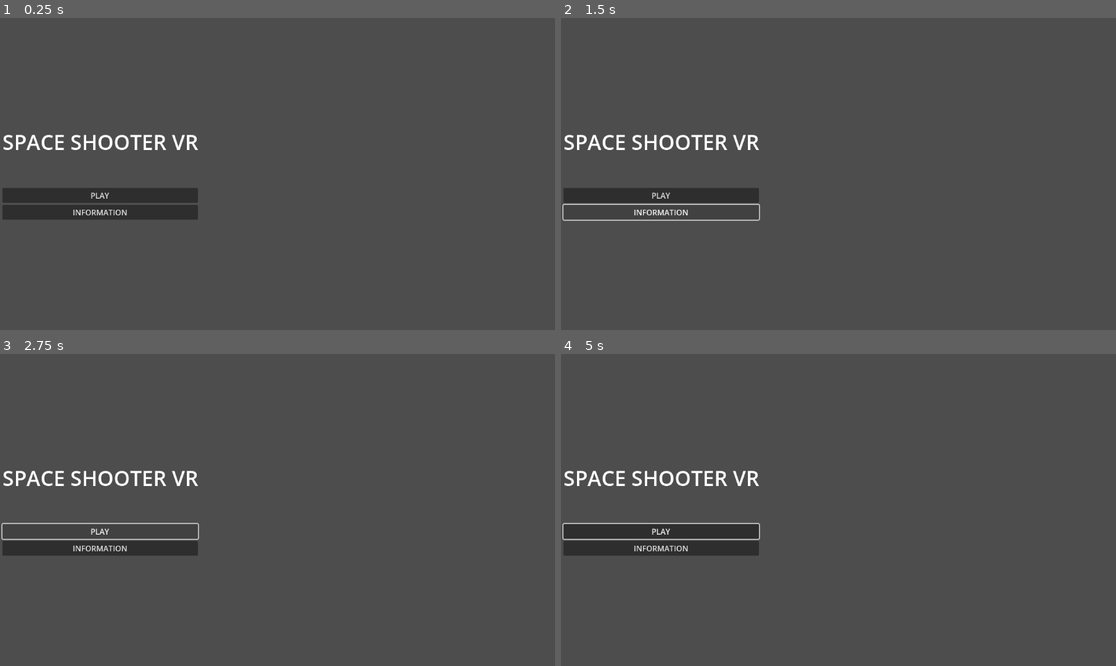
Above: before the commit, frames 1-4 (two rows, left to right).
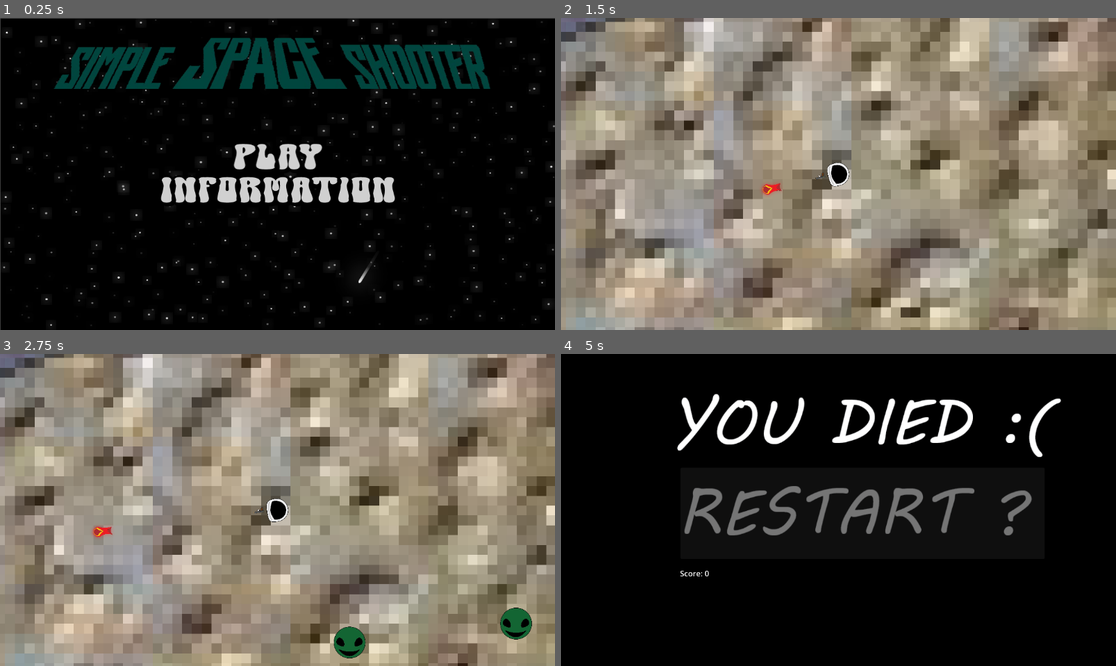
Above: after the commit, the same moments.

Repository: gkdjldgs/Spacegame
Game: Godot game, scene res://canvas_layer.tscn
The game is run twice, just before and just after one commit, with the same random seed, the same clock (stepped at 60 frames per second) and the same inputs. This scene is started directly instead of the project's main scene.
Inputs (mouse positions are in pixels of both pictures, inside the frame that each line leads up to; where the layout moved, square brackets give the same spot in the first picture):
- Up to frame 1 (0.25 s): no input
- Up to frame 2 (1.5 s): click (838, 158) [660, 195] at 0.5 s; click (660, 211) at 1.25 s, where only the run before the commit has a clickable "INFORMATION"
- Up to frame 3 (2.75 s): click (99, 531) at 2 s, where only the run before the commit has a clickable "PLAY"
- Up to frame 4 (5 s): tap Enter at 2.75 s; move the mouse to (960, 494) at 2.77 s; hold D (right) 2.78-3.53 s; click (960, 494) at 2.85 s; move the mouse to (727, 525) at 3.52 s; hold S (down) 3.53-4.28 s; tap Alt at 3.6 s; move the mouse to (894, 441) at 4.27 s; hold D (right) from 4.28 s (still down); tap Shift at 4.35 s

The runs differ from the first frame. In frame 1, 99% of the frame differs, in the area x 0-100%, y 0-100%; in frame 2, 96%; in frame 3, 96%; in frame 4, 99%.

Commit message:
MENUS
I just spent alot of time working and adding stuff to the main menu using illustrator amd this magicpattern website that generated a starry background generator

Diff:
--- a/canvas_layer.tscn
+++ b/canvas_layer.tscn
@@ -1,6 +1,12 @@
-[gd_scene load_steps=2 format=3 uid="uid://dlf3dxxgh2m2y"]
+[gd_scene load_steps=8 format=3 uid="uid://dlf3dxxgh2m2y"]
 
 [ext_resource type="Script" uid="uid://d3lkusish6txh" path="res://menu1.gd" id="1_v2lfg"]
+[ext_resource type="Texture2D" uid="uid://c0kwpigtj5jh4" path="res://images/playnormal.png" id="2_37rai"]
+[ext_resource type="Texture2D" uid="uid://c08cc6ux3ans1" path="res://images/playhover.png" id="3_0qrqu"]
+[ext_resource type="Texture2D" uid="uid://clw1tgj4h8v17" path="res://images/asd.png" id="4_mx0kw"]
+[ext_resource type="Texture2D" uid="uid://cw2bpo0vqak23" path="res://images/da.png" id="5_w4oxd"]
+[ext_resource type="Texture2D" uid="uid://d1c541e6qn144" path="res://images/magicpattern-starry-night-1763695555687.png" id="6_fsbdh"]
+[ext_resource type="Texture2D" uid="uid://40rqcrp2o6kj" path="res://images/titlecard-removebg-preview.png" id="6_w4oxd"]
 
 [node name="CanvasLayer" type="CanvasLayer"]
 
@@ -24,27 +30,32 @@
 grow_vertical = 2
 
 [node name="CenterContainer" type="CenterContainer" parent="Control/Menu1"]
+layout_direction = 2
 layout_mode = 2
-size_flags_horizontal = 0
+size_flags_horizontal = 4
+size_flags_vertical = 4
 
 [node name="VBoxContainer" type="VBoxContainer" parent="Control/Menu1/CenterContainer"]
 layout_mode = 2
+alignment = 1
 
-[node name="TextEdit" type="Label" parent="Control/Menu1/CenterContainer/VBoxContainer"]
+[node name="Button" type="TextureButton" parent="Control/Menu1/CenterContainer/VBoxContainer"]
 layout_mode = 2
-size_flags_horizontal = 0
-size_flags_vertical = 0
-theme_override_font_sizes/font_size = 43
-text = "SPACE SHOOTER VR
-"
+texture_normal = ExtResource("2_37rai")
+texture_pressed = ExtResource("3_0qrqu")
+texture_hover = ExtResource("3_0qrqu")
+stretch_mode = 3
 
-[node name="Button" type="Button" parent="Control/Menu1/CenterContainer/VBoxContainer"]
+[node name="Button2" type="TextureButton" parent="Control/Menu1/CenterContainer/VBoxContainer"]
 layout_mode = 2
-text = "PLAY"
+texture_normal = ExtResource("4_mx0kw")
+texture_pressed = ExtResource("5_w4oxd")
+texture_hover = ExtResource("5_w4oxd")
 
-[node name="Button2" type="Button" parent="Control/Menu1/CenterContainer/VBoxContainer"]
-layout_mode = 2
-text = "INFORMATION"
+[node name="MagicpatternStarryNight1763695555687" type="Sprite2D" parent="Control/Menu1"]
+z_index = -6
+position = Vector2(572, 325)
+texture = ExtResource("6_fsbdh")
 
 [node name="Menu2" type="MarginContainer" parent="Control"]
 layout_mode = 1
@@ -55,3 +66,9 @@
 offset_right = 1152.0
 grow_horizontal = 2
 grow_vertical = 2
+
+[node name="TitlecardRemovebgPreview" type="Sprite2D" parent="."]
+position = Vector2(565, 82)
+texture = ExtResource("6_w4oxd")
+
+[connection signal="pressed" from="Control/Menu1/CenterContainer/VBoxContainer/Button" to="Control" method="_on_button_pressed"]
--- a/menu1.gd
+++ b/menu1.gd
@@ -36,3 +36,7 @@
 # Called every frame. 'delta' is the elapsed time since the previous frame.
 func _process(delta: float) -> void:
 	pass
+
+
+func _on_button_pressed() -> void:
+	get_tree().change_scene_to_file('res://scripts/main.tscn')
--- a/scripts/enemyspawner.gd
+++ b/scripts/enemyspawner.gd
@@ -3,7 +3,7 @@
 @onready var limit = autoload.spawnlocation
 @onready var limit1 = autoload.limit1
 @onready var limit2 = autoload.limit2
-
+@onready var test = false
 
 var enemydos = preload('res://scripts/enemy2.tscn')
 
@@ -46,6 +46,8 @@
 	add_child(enemy2)
 	enemy2.global_position = location
 
+
+
 func _on_ufotimer_timeout() -> void:
 	var enemyuno = preload('res://scripts/enemy.tscn')
 	var enemy1 = enemyuno.instantiate()
--- /dev/null
+++ b/startbutton.gd
@@ -0,0 +1,11 @@
+extends Button
+
+
+# Called when the node enters the scene tree for the first time.
+func _ready() -> void:
+	pass # Replace with function body.
+
+
+# Called every frame. 'delta' is the elapsed time since the previous frame.
+func _process(delta: float) -> void:
+	pass
Binary file added: images/asd.png
Not shown, added: images/asd.png.import
Binary file added: images/da.png
Not shown, added: images/da.png.import
Binary file added: images/magicpattern-starry-night-1763695555687.png
Not shown, added: images/magicpattern-starry-night-1763695555687.png.import
Binary file added: images/playhover.png
Not shown, added: images/playhover.png.import
Binary file added: images/playnormal.png
Not shown, added: images/playnormal.png.import
Binary file added: images/titlecard-removebg-preview.png
Not shown, added: images/titlecard-removebg-preview.png.import
(and 3 more such lines)
